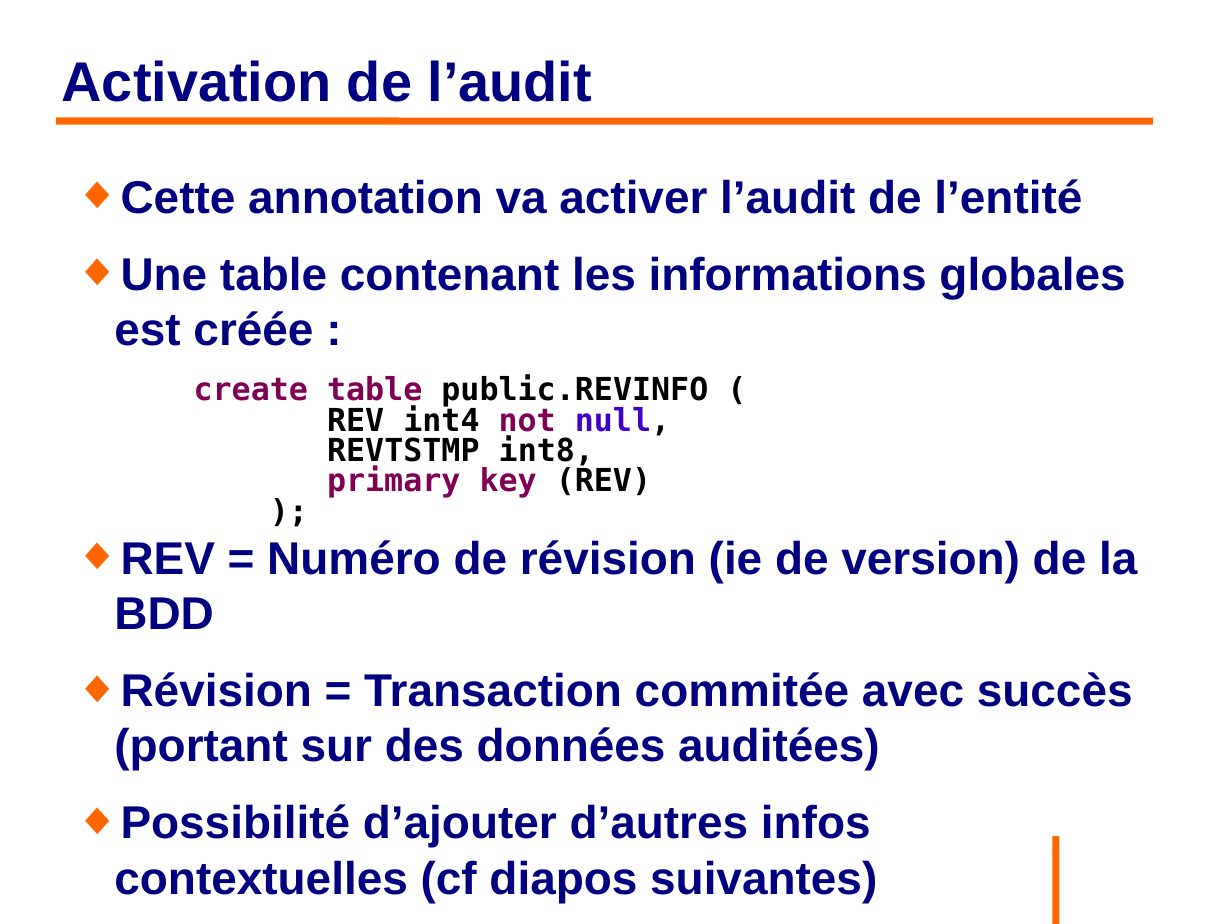
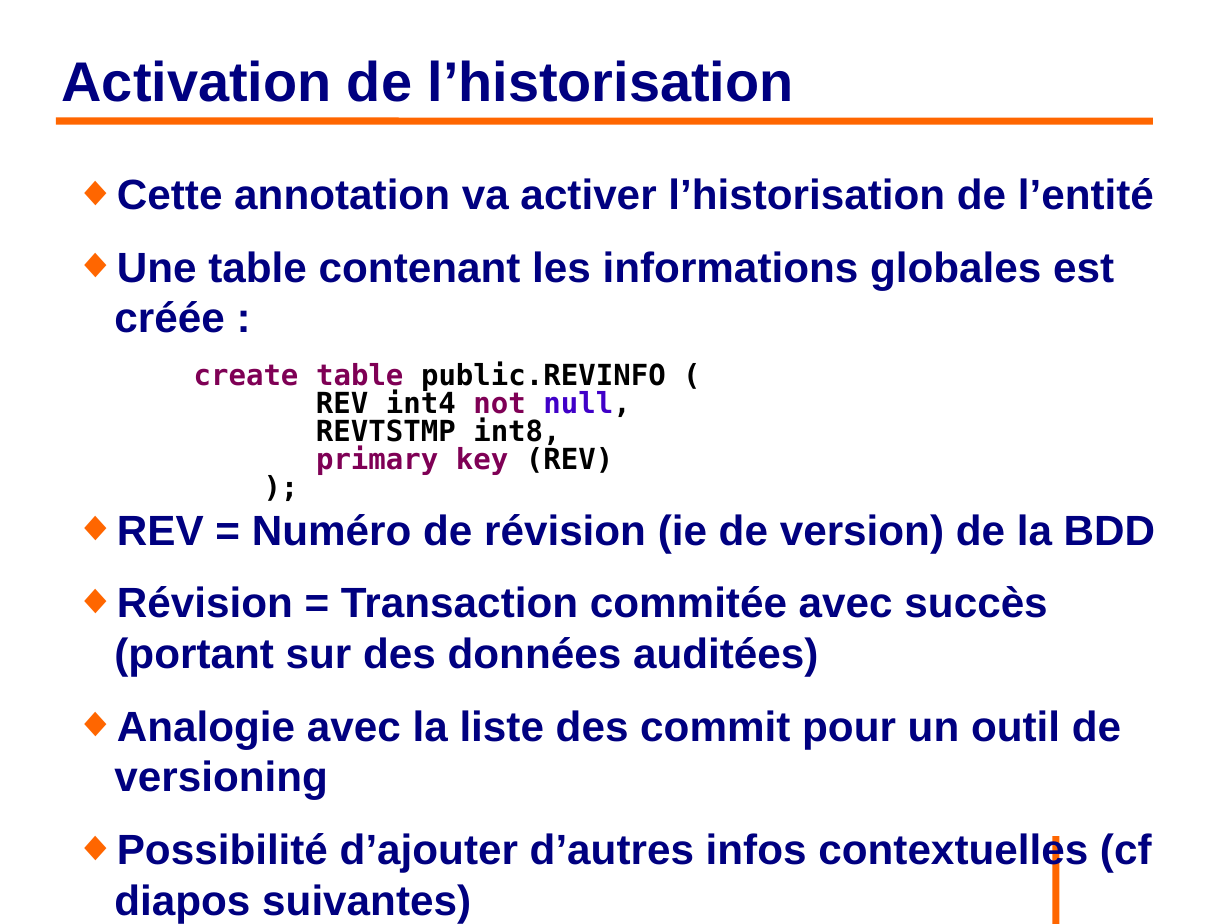
Before and after one commit to philphils/formation-hibernate-avancee, a slide deck: slide 125 of Documentation/diapo_formation_hibernate_avancee.odp. Drawn at 1232x924 pixels with LibreOffice and Linux fonts; fonts in the diff are those of the drawing; background and template pictures are left out. Boxes give left, top, right and bottom in pixels: in the first picture for what was removed or moved away, otherwise in the second. Text is boxed around its words. In the diff, an @@ line names an element or a change of style, - is before the commit and + after.

Commit message:
Diapo partie Hibernate envers après relecture

```diff
--- a/Documentation/diapo_formation_hibernate_avancee.odp
+++ b/Documentation/diapo_formation_hibernate_avancee.odp
@@ title at bbox=[62, 60, 794, 102]: text changed @@
-Activation de l’audit
+Activation de l’historisation
@@ text at bbox=[117, 178, 1154, 210]: text changed; size 29.6 to 27.2 pt @@
-◆ Cette annotation va activer l’audit de l’entité
+◆ Cette annotation va activer l’historisation de l’entité
@@ text at bbox=[114, 251, 1155, 923]: size 29.6 to 27.2 pt in "Une table contenant les informations globales est ...", "REV = Numéro de révision (ie de ...", "Révision = Transaction commitée avec succès (portant ...", "Possibilité d’ajouter d’autres infos contextuelles (cf diapo ..."; size 20.4 to 18.7 pt in "create table public.REVINFO (", "REV int4 not null,", "REVTSTMP int8,", "primary key (REV)" and 1 more places @@
@@ text at bbox=[114, 710, 1121, 800]: paragraph added @@
+◆ Analogie avec la liste des commit pour un outil de versioning
```
Also in this commit, not shown: 8 other slides changed, 2 slides added.
